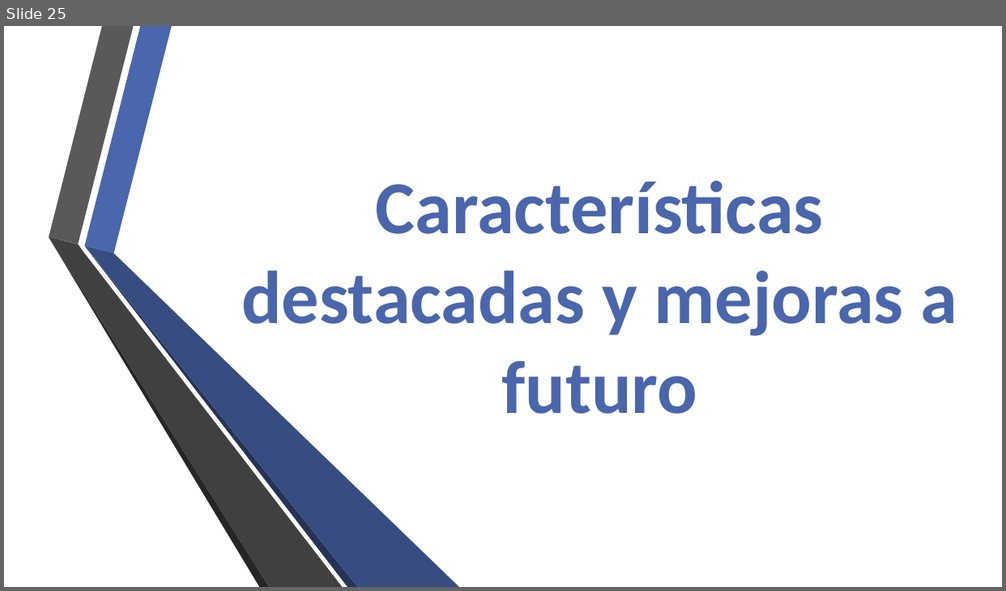
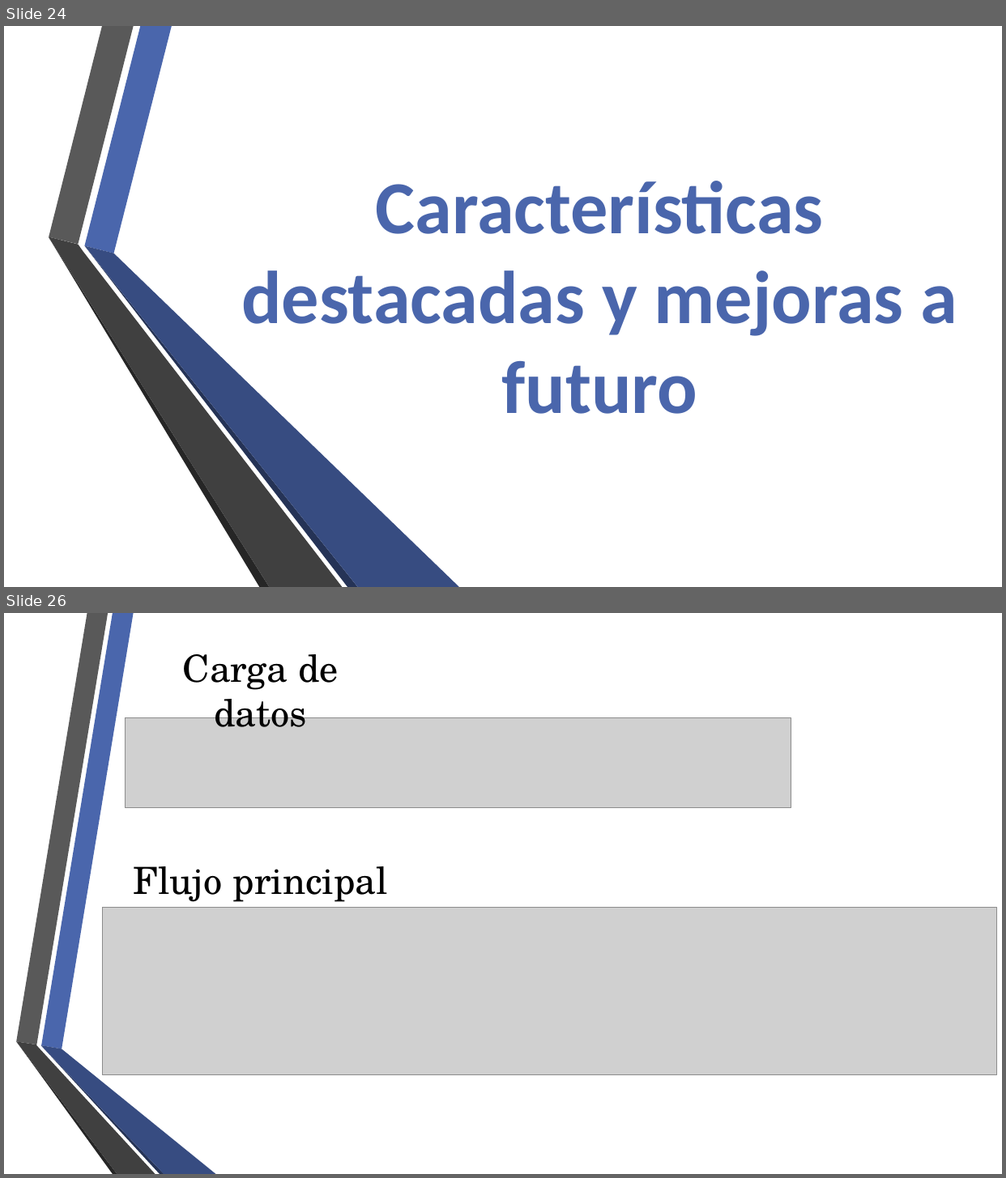
Before and after one commit to fge23/Sistema-VASPA, a slide deck: Presentaciones/Presentación VASPA - Diciembre 2020 - Examen Final/Presentación VASPA - Diciembre 2020 - Examen Final.pptx. Shown one above the other, each under a label of ours: slide 25 before the commit, slides 24 and 26 after it; the slides between them are not shown. The pictures are 1006x591 and 1006x1178 pixels, drawn with LibreOffice and Linux fonts; fonts in the diff are those of the drawing; grey boxes stand for pictures; background and template pictures are left out. Boxes give left, top, right and bottom in pixels: in the first picture for what was removed or moved away, otherwise in the second. Text is boxed around its words. In the diff, an @@ line names an element or a change of style, - is before the commit and + after.

```diff
--- a/Presentaciones/Presentación VASPA - Diciembre 2020 - Examen Final/Presentación VASPA - Diciembre 2020 - Examen Final.pptx
+++ b/Presentaciones/Presentación VASPA - Diciembre 2020 - Examen Final/Presentación VASPA - Diciembre 2020 - Examen Final.pptx
@@ slide 26 added at (x1=4, y1=613, x2=1002, y2=1174), background picture (left out) @@
@@ text added at (x1=183, y1=654, x2=339, y2=727), 36 pt, text #000000 @@
+Carga de datos
@@ picture added at (x1=126, y1=717, x2=791, y2=807) @@
@@ title added at (x1=133, y1=867, x2=389, y2=902), 36 pt, text #000000 @@
+Flujo principal
@@ picture added at (x1=102, y1=908, x2=997, y2=1076) @@
@@ group added at (x1=16, y1=613, x2=216, y2=1174): 6 freeform shapes @@
@@ what was slide 25 is now slide 24 @@
```
Also in this commit, not shown: 5 slides changed, 1 other slide added, 3 slides removed.
